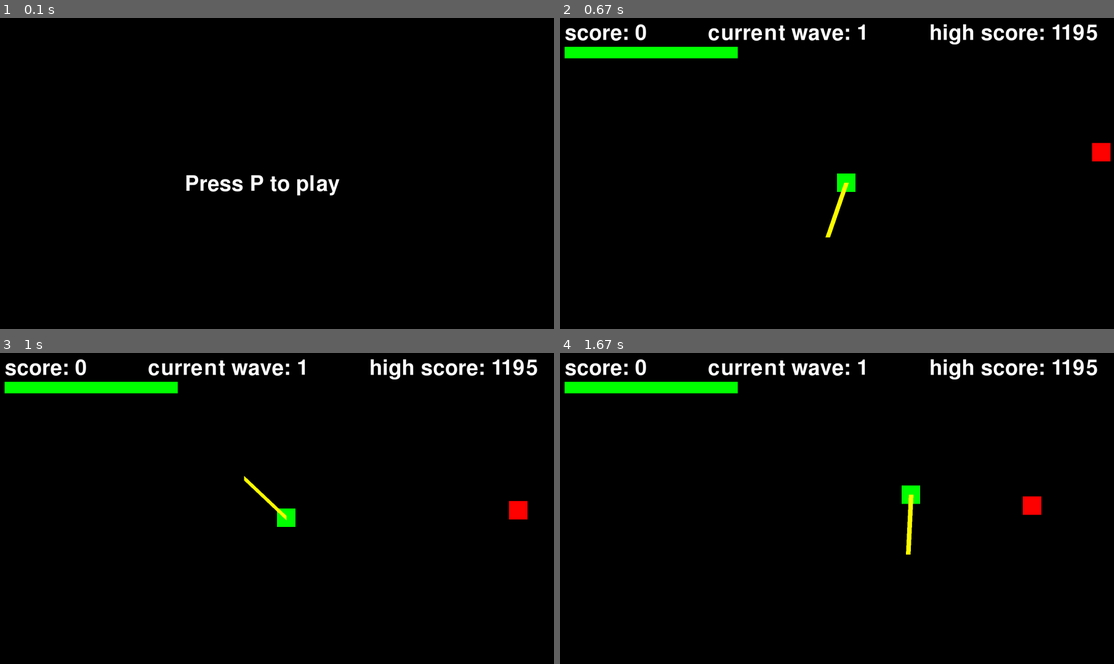
Above: before the commit, frames 1-4 (two rows, left to right).
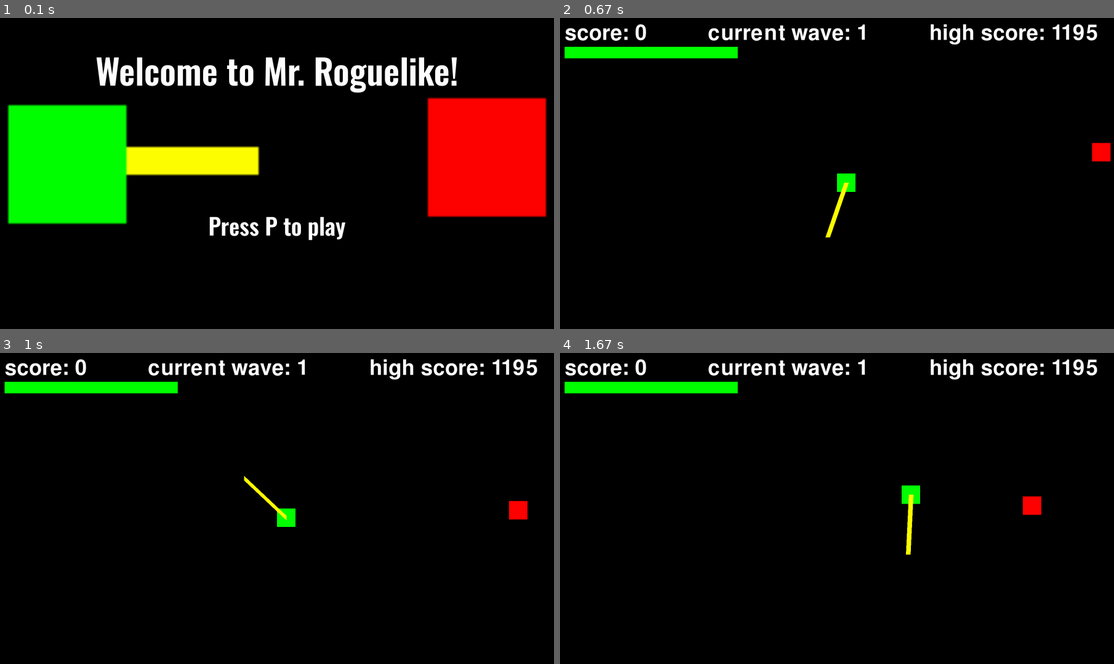
Above: after the commit, the same moments.

Repository: hutgib2/games_site
Game: pygame game, started from games/roguelike/src/main.py
Two runs of this game, one before a commit and one after it. Both use one fixed random seed, a clock stepped at 60 frames per second and the inputs below.
Inputs:
- Up to frame 1 (0.1 s): no input
- Up to frame 2 (0.67 s): tap P at 0.33 s
- Up to frame 3 (1 s): tap Space at 0.67 s
- Up to frame 4 (1.67 s): hold Right 1-1.47 s; hold Up from 1.5 s (still down)

The runs differ from the first frame. In frame 1, 24% of the frame differs, in the area x 1-99%, y 12-72%; in frame 2, nothing differs; in frame 3, nothing differs; in frame 4, nothing differs.

Commit message:
added text font and sizes to roguelike game
Co-authored-by: edenjamsalem <edenjamsalem@users.noreply.github.com>

Diff:
--- a/games/roguelike/src/game/roguelike.py
+++ b/games/roguelike/src/game/roguelike.py
@@ -5,9 +5,12 @@
 import math
 import asyncio
 from game.settings import *
+from game.textSprite import TextSprite
 from utils.async_clock import AsyncClock
 
 WEB = sys.platform == "emscripten"
+
+# TODO: hook up high score to database
 
 class Roguelike():
     def __init__(self):
@@ -22,8 +25,13 @@
         self.powerups = []
         self.active_effects = {}
         self.particles = []
+        self.menu_sprites = pygame.sprite.Group()
         self.highscore = self.load_high_score()
-
+        self.bg_image = pygame.image.load('assets/images/roguelike.png')
+        self.bg_image = pygame.transform.smoothscale(self.bg_image, (WINDOW_WIDTH, WINDOW_HEIGHT))
+        self.text_color = (255, 255, 255)
+        TextSprite("Welcome to Mr. Roguelike!", (WINDOW_WIDTH / 2, WINDOW_HEIGHT / 6), self.text_color, WINDOW_WIDTH / 16, self.menu_sprites)
+        TextSprite("Press P to play", (WINDOW_WIDTH / 2, WINDOW_HEIGHT / 1.5), self.text_color, WINDOW_WIDTH / 24, self.menu_sprites)
 
         # player
         self.player_x = WINDOW_WIDTH // 2
@@ -177,8 +185,9 @@
         while self.start_screen:
             # await asyncio.sleep(0)
             await self.clock.tick()
-            screen.fill((0,0,0))
-            screen.blit(FONT.render("Press P to play", True, (255, 255, 255)), (WINDOW_WIDTH / 3, WINDOW_HEIGHT / 2))
+            # screen.fill((0,0,0))
+            screen.blit(self.bg_image)
+            self.menu_sprites.update()
             pygame.display.update()
             for event in pygame.event.get():
                 if event.type == pygame.QUIT:
@@ -377,7 +386,7 @@
                 if self.score > self.highscore:
                     self.highscore = self.score
                     self.save_high_score(self.score)
-                screen.blit(FONT.render("doomslayer has been slayed", True, (128,0,0)), (WINDOW_WIDTH // 5, WINDOW_HEIGHT // 2))
+                screen.blit(FONT.render("Game over", True, (128,0,0)), (WINDOW_WIDTH // 5, WINDOW_HEIGHT // 2))
                 screen.blit(FONT.render("Press R to restart", True, (255,255,255)), (WINDOW_WIDTH // 5, WINDOW_HEIGHT // 1.5))
                 pygame.display.update()
             pygame.display.update()
--- /dev/null
+++ b/games/roguelike/src/game/textSprite.py
@@ -0,0 +1,37 @@
+from game.settings import *
+
+class TextSprite(pygame.sprite.Sprite):
+    def __init__(self, text, pos, color, size, groups):
+        super().__init__(groups)
+        self.text = text
+        self.font = pygame.font.Font('assets/fonts/Oswald-SemiBold.ttf', int(size))
+        # self.font = pygame.font.SysFont("segoeuisymbol,dejavusans,arial", int(size))
+        self.image = self.font.render(text, True, color)
+        self.rect = self.image.get_frect(center=pos)
+
+    def update(self):
+        pygame.display.get_surface().blit(self.image, self.rect)
+
+class InteractiveText(TextSprite):
+    def __init__(self, text, pos, color, size, callback, groups):
+        super().__init__(text, pos, color, size, groups)
+        self.image_hover = self.font.render(text, True, color)
+        self.image_hover.set_alpha(128)
+        self.callback = callback
+        self.is_active = True
+
+    def deactivate(self):
+        self.is_active = False
+
+    def reactivate(self):
+        self.is_active = True
+
+    def is_clicked(self):
+        if self.is_active:
+            self.callback()
+
+    def update(self):
+        if self.rect.collidepoint(pygame.mouse.get_pos()):
+            pygame.display.get_surface().blit(self.image_hover, self.rect)
+        else:
+            pygame.display.get_surface().blit(self.image, self.rect)
Binary file added: games/roguelike/src/assets/fonts/Oswald-Bold.ttf
Binary file added: games/roguelike/src/assets/fonts/Oswald-Regular.ttf
Binary file added: games/roguelike/src/assets/fonts/Oswald-SemiBold.ttf
